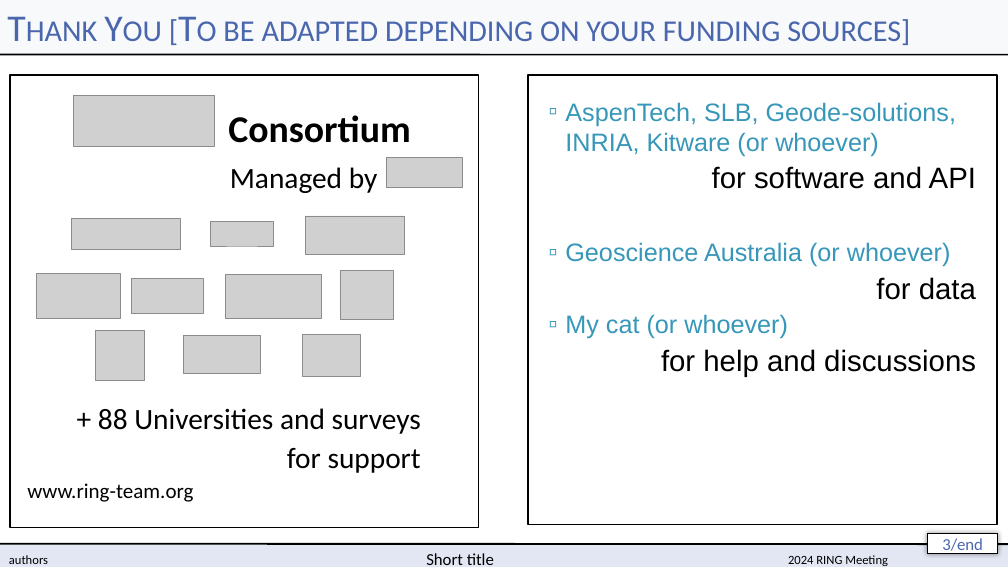
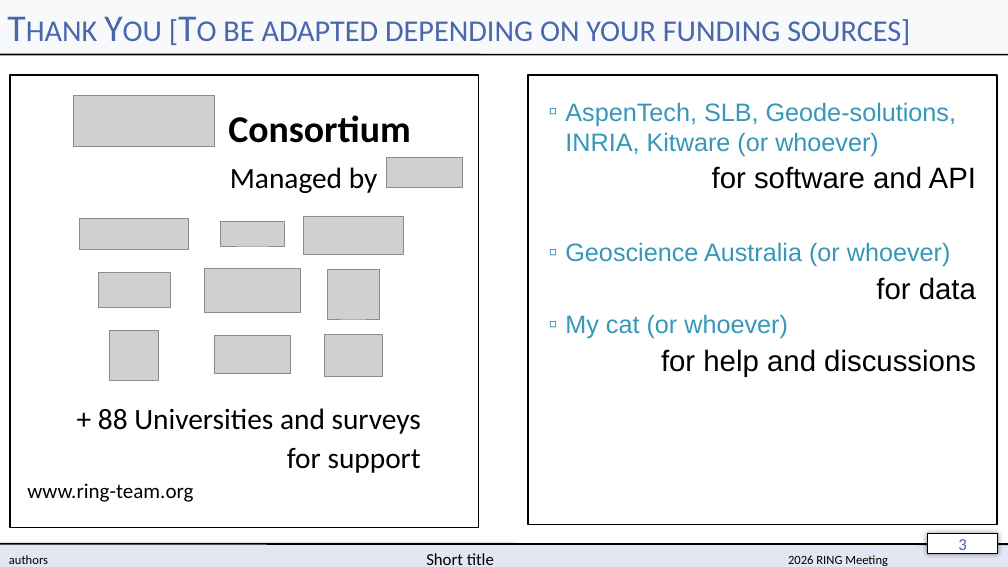
Before and after one commit to ring-papers/RINGMeeting_template, a slide deck: slide 3 of slides/RINGMeeting_slides.potx. Drawn at 1008x567 pixels with LibreOffice and Linux fonts; fonts in the diff are those of the drawing; grey boxes stand for pictures; background and template pictures are left out. Boxes give left, top, right and bottom in pixels: in the first picture for what was removed or moved away, otherwise in the second. Text is boxed around its words. In the diff, an @@ line names an element or a change of style, - is before the commit and + after.

```diff
--- a/slides/RINGMeeting_slides.potx
+++ b/slides/RINGMeeting_slides.potx
@@ rectangle: place and size @@
-rectangle at bbox=[15, 202, 430, 380]
+rectangle at bbox=[64, 202, 430, 380]
@@ picture: place and size @@
-picture at bbox=[72, 219, 181, 250]
+picture at bbox=[80, 219, 189, 250]
@@ picture: place and size @@
-picture at bbox=[210, 222, 274, 246]
+picture at bbox=[221, 222, 284, 246]
@@ picture: place and size @@
-picture at bbox=[226, 274, 321, 318]
+picture at bbox=[205, 268, 300, 312]
@@ picture removed at bbox=[36, 274, 120, 318] @@
@@ picture: place and size @@
-picture at bbox=[132, 278, 204, 313]
+picture at bbox=[98, 273, 171, 308]
@@ picture: place and size @@
-picture at bbox=[341, 270, 394, 319]
+picture at bbox=[327, 270, 380, 319]
@@ picture: place and size @@
-picture at bbox=[95, 330, 144, 380]
+picture at bbox=[110, 330, 159, 380]
@@ picture: place and size @@
-picture at bbox=[184, 335, 261, 374]
+picture at bbox=[214, 335, 291, 374]
@@ picture: place and size @@
-picture at bbox=[302, 334, 360, 377]
+picture at bbox=[324, 334, 382, 377]
@@ page number at bbox=[958, 539, 966, 554]: text changed @@
-3/end
+3
@@ text at bbox=[788, 555, 888, 566]: text changed @@
-2024 RING Meeting
+2026 RING Meeting
```
Also in this commit, not shown: 1 other slide changed, 1 slide added, 1 slide removed, 8 other files.
